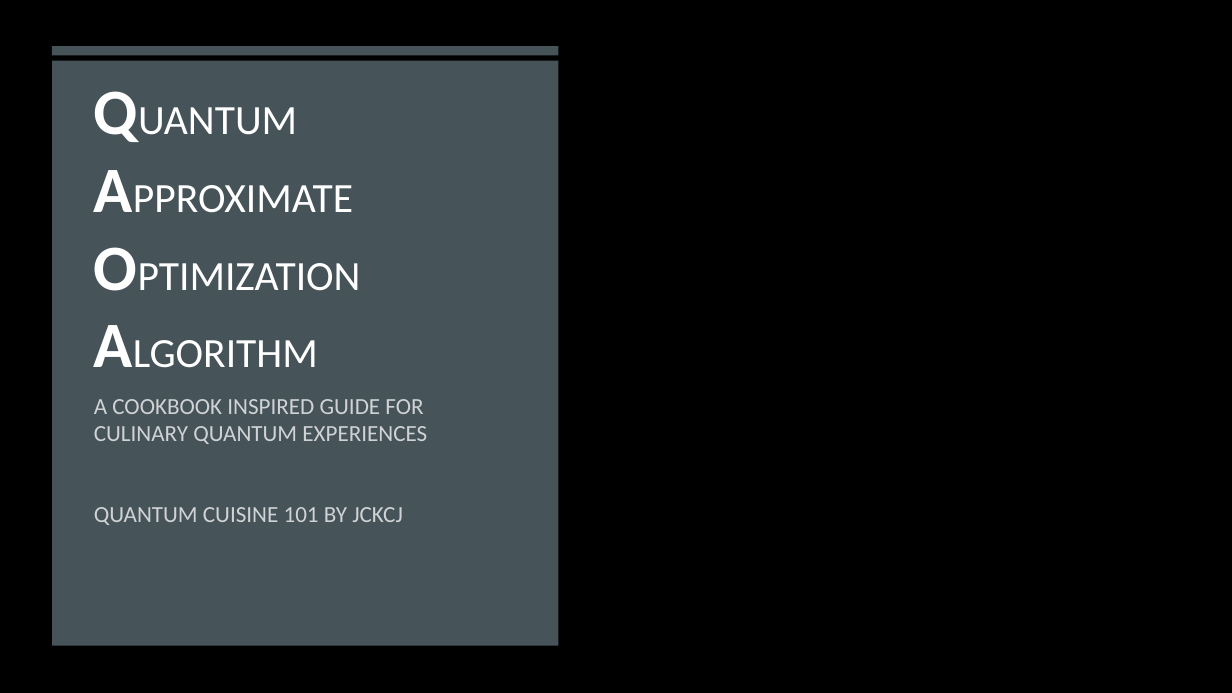
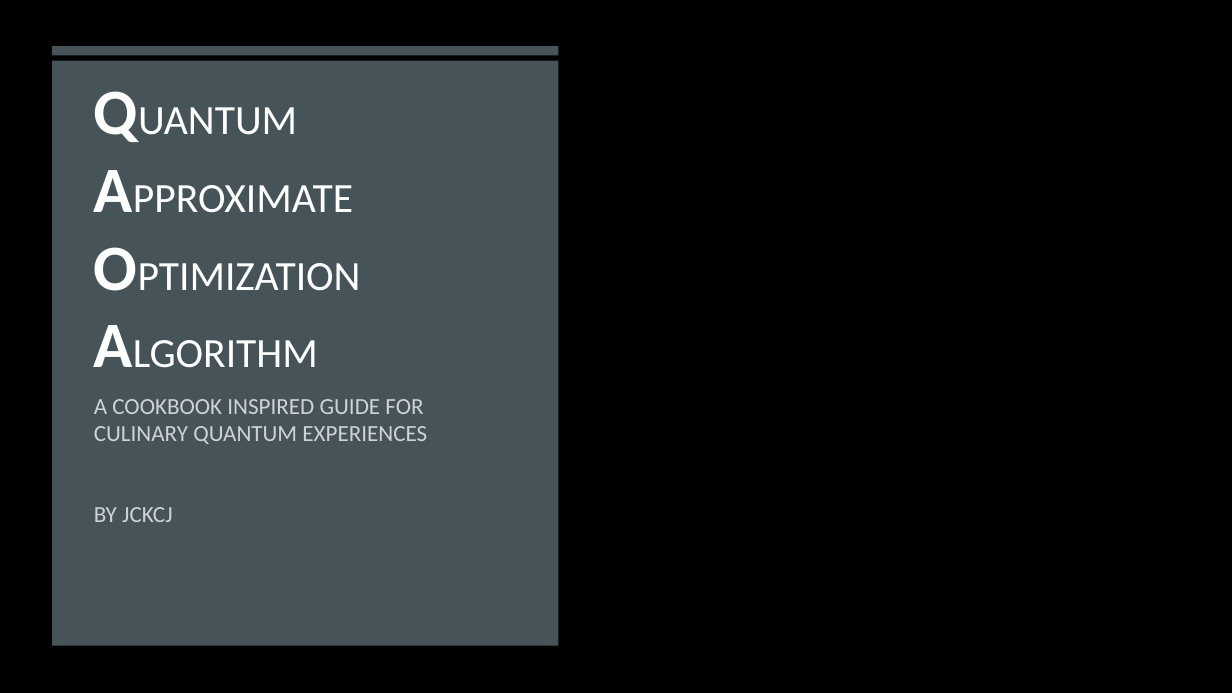
Before and after one commit to CodeJP97/QHT-2022-WoQ, a slide deck: slide 1 of Lecture.pptm. Drawn at 1232x693 pixels with LibreOffice and Linux fonts; fonts in the diff are those of the drawing; background and template pictures are left out. Boxes give left, top, right and bottom in pixels: in the first picture for what was removed or moved away, otherwise in the second. Text is boxed around its words. In the diff, an @@ line names an element or a change of style, - is before the commit and + after.

```diff
--- a/Lecture.pptm
+++ b/Lecture.pptm
@@ subtitle at (94,507,173,522): text changed @@
-QUANTUM CUISINE 101 BY JCKCJ
+BY JCKCJ
```
Also in this commit, not shown: 3 other slides changed, 4 other files.
